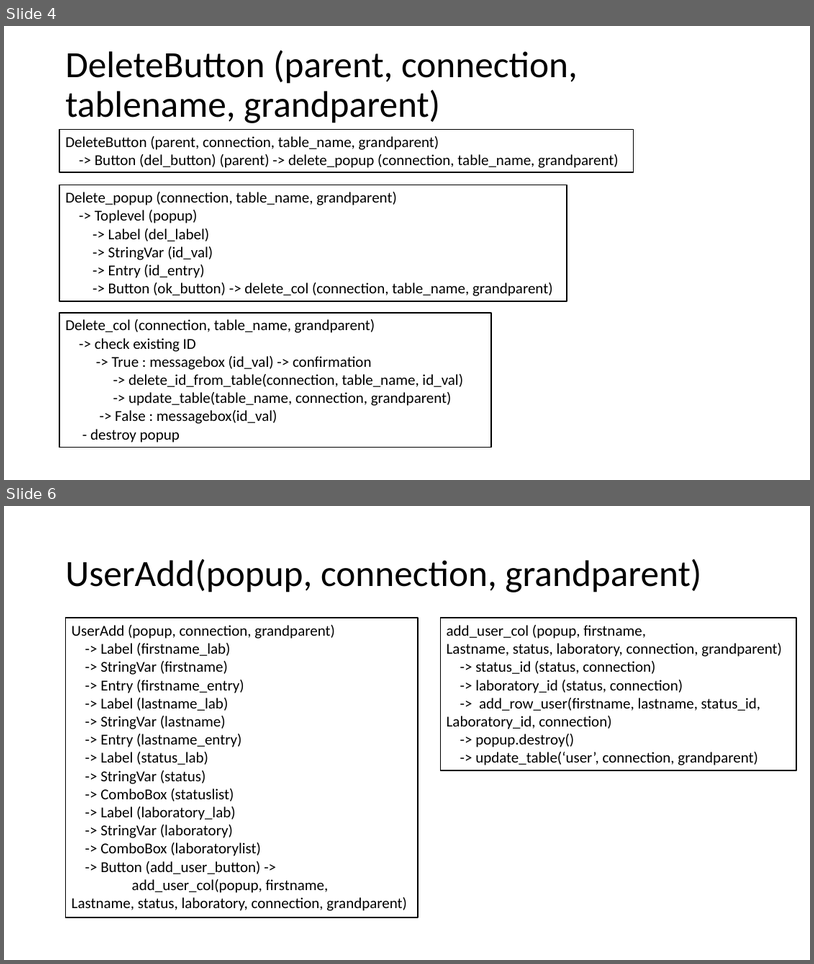
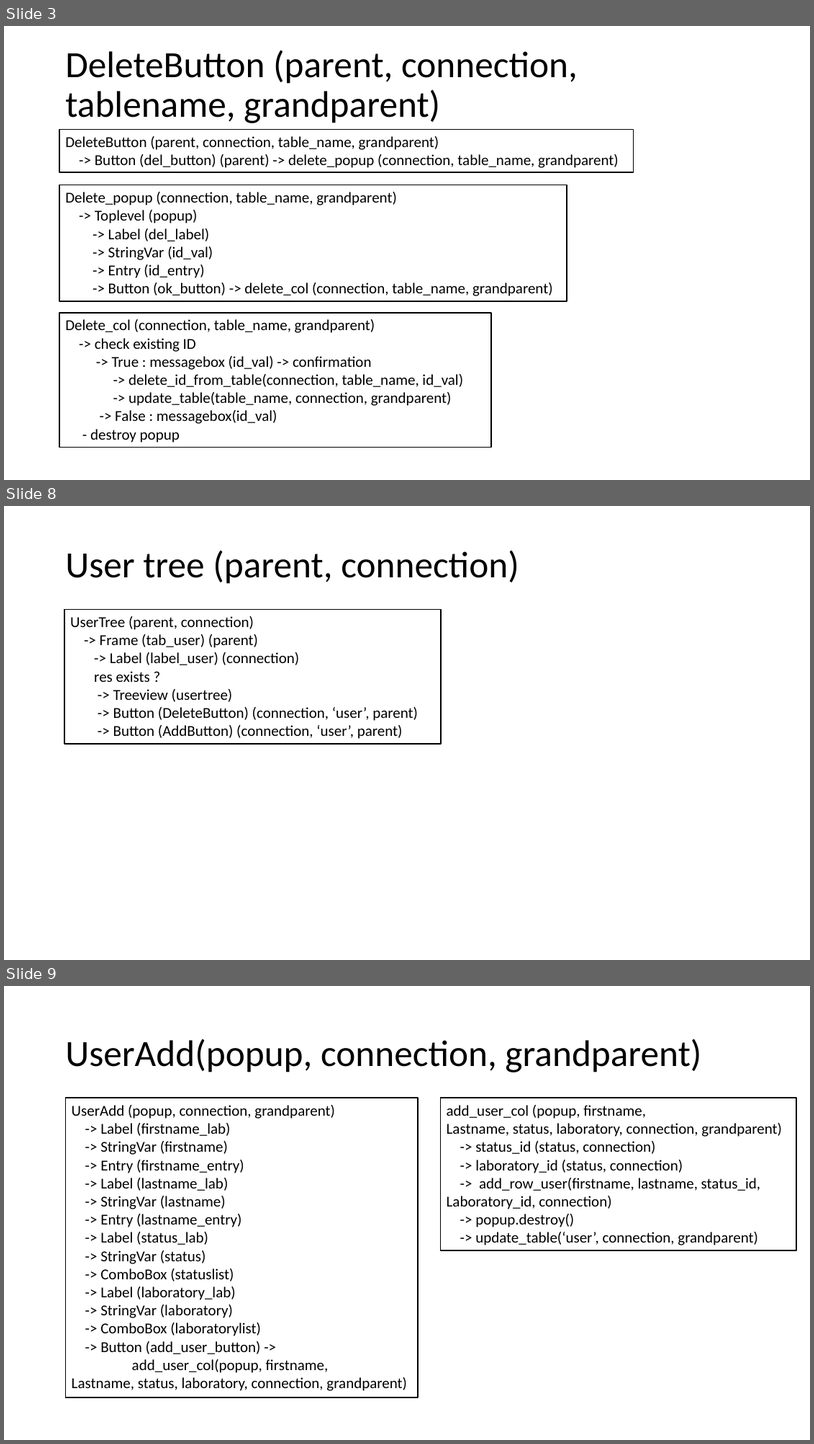
Before and after one commit to jcorain/CollaSci, a slide deck: GUI_schema.pptx. Shown one above the other, each under a label of ours: slides 4 and 6 before the commit, slides 3, 8 and 9 after it; the slides between them are not shown. The pictures are 814x964 and 814x1444 pixels, drawn with LibreOffice and Linux fonts; fonts in the diff are those of the drawing. Boxes give left, top, right and bottom in pixels: in the first picture for what was removed or moved away, otherwise in the second. Text is boxed around its words. In the diff, an @@ line names an element or a change of style, - is before the commit and + after.

```diff
--- a/GUI_schema.pptx
+++ b/GUI_schema.pptx
@@ slide 8 added at (4, 506, 810, 960), background #FFFFFF @@
@@ title added at (65, 550, 520, 584), 44 pt, text #000000 @@
+User tree (parent, connection)
@@ rectangle added at (64, 610, 441, 744), outline #000000 1.5 pt, 18 pt, text #000000 @@
+UserTree (parent, connection)
+-> Frame (tab_user) (parent)
+-> Label (label_user) (connection)
+res exists ?
+-> Treeview (usertree)
+-> Button (DeleteButton) (connection, ‘user’, parent)
+-> Button (AddButton) (connection, ‘user’, parent)
@@ what was slide 4 is now slide 3 @@
@@ what was slide 6 is now slide 9 @@
```
Also in this commit, not shown: 4 slides changed, 3 other slides added, 3 other files.
